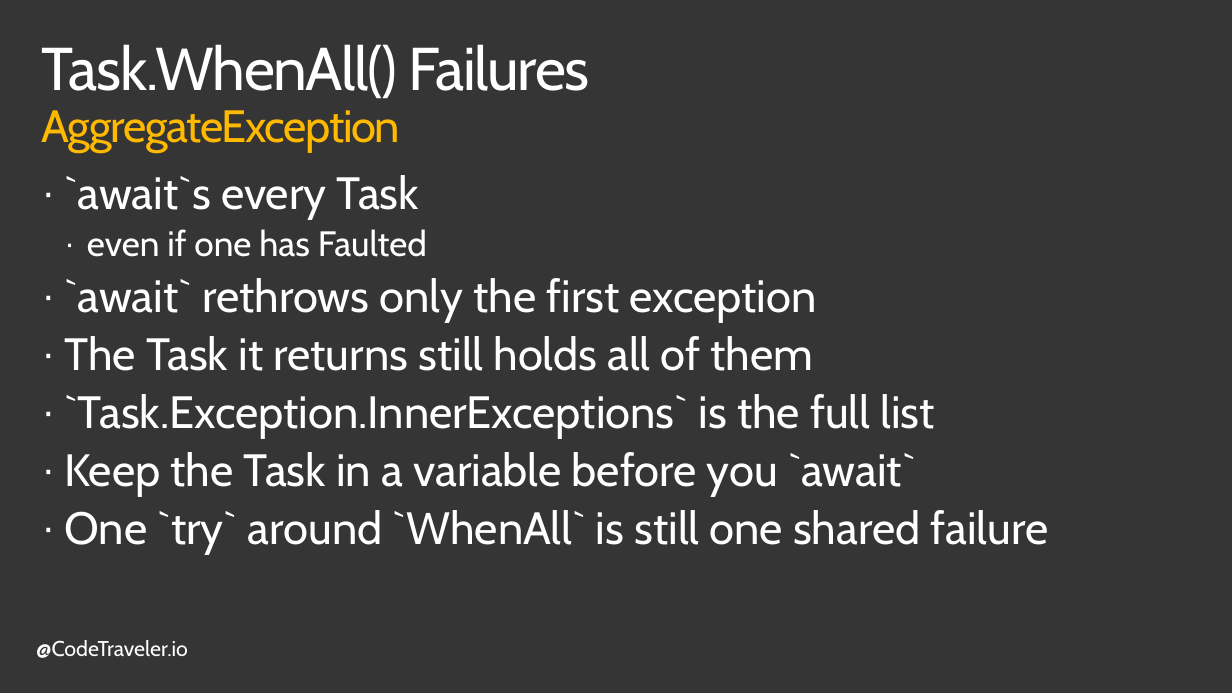
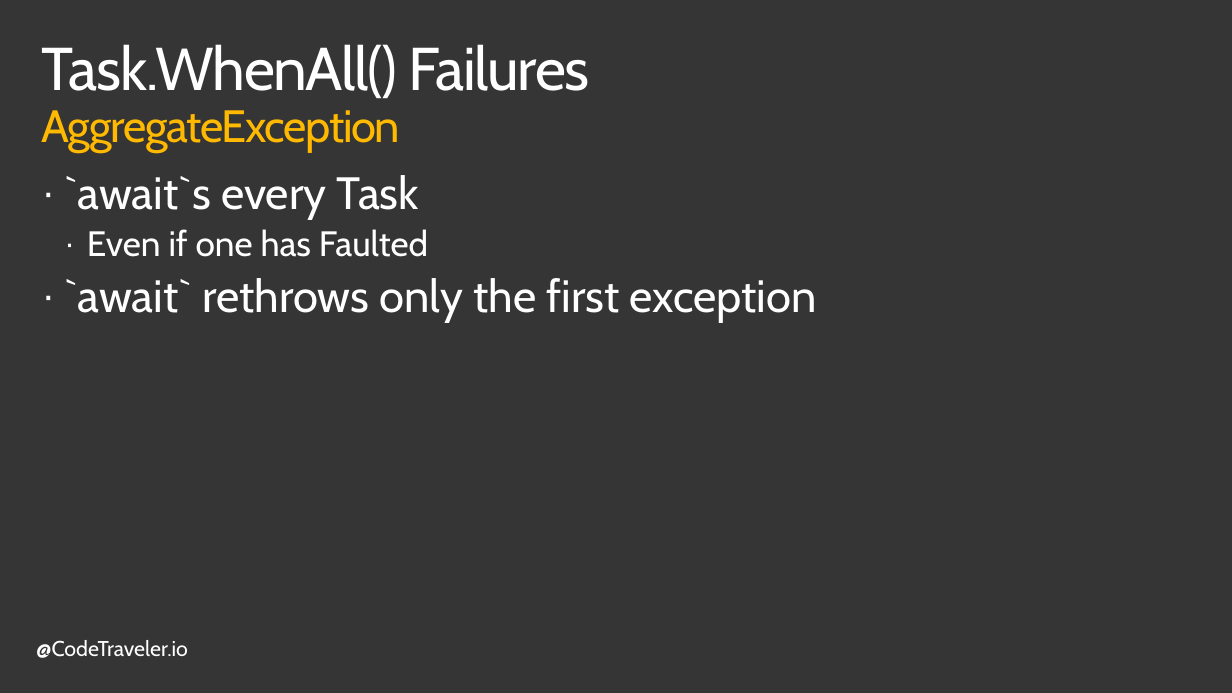
Before and after one commit to TheCodeTraveler/BecomeAnExpertWithAsyncAwait, a slide deck: slide 7 of 6. Coordinating Multiple Tasks/CoordinatingTasks.pptx. Drawn at 1232x693 pixels with LibreOffice and Linux fonts; fonts in the diff are those of the drawing; background and template pictures are left out. Boxes give left, top, right and bottom in pixels: in the first picture for what was removed or moved away, otherwise in the second. Text is boxed around its words. In the diff, an @@ line names an element or a change of style, - is before the commit and + after.

```diff
--- a/6. Coordinating Multiple Tasks/CoordinatingTasks.pptx
+++ b/6. Coordinating Multiple Tasks/CoordinatingTasks.pptx
@@ text at [87, 229, 428, 257]: text changed @@
-  · even if one has Faulted
+  · Even if one has Faulted
@@ text at [64, 336, 1049, 555]: paragraphs removed @@
-· The Task it returns still holds all of them
-· `Task.Exception.InnerExceptions` is the full list
-· Keep the Task in a variable before you `await`
-· One `try` around `WhenAll` is still one shared failure
```
Also in this commit, not shown: 5 other slides changed, 1 slide removed.
